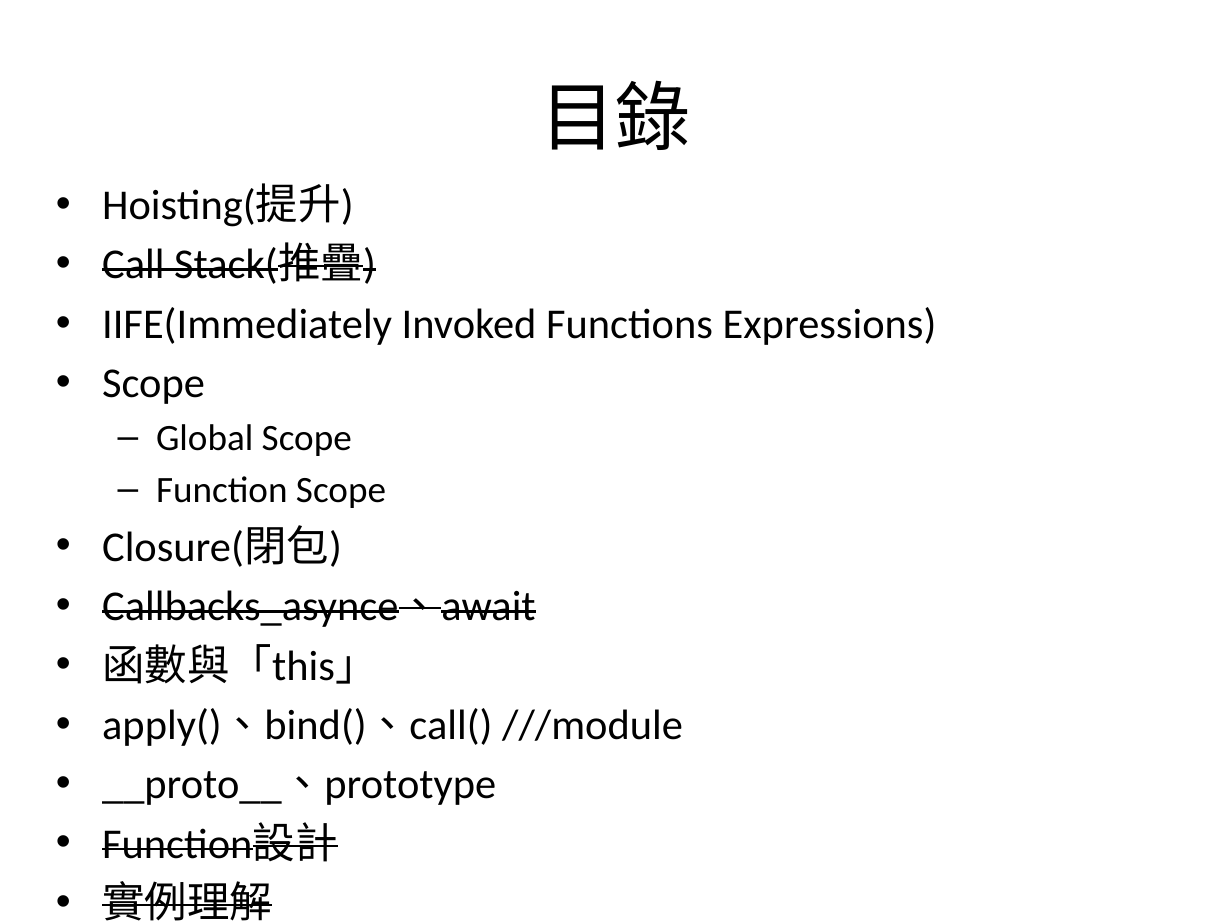
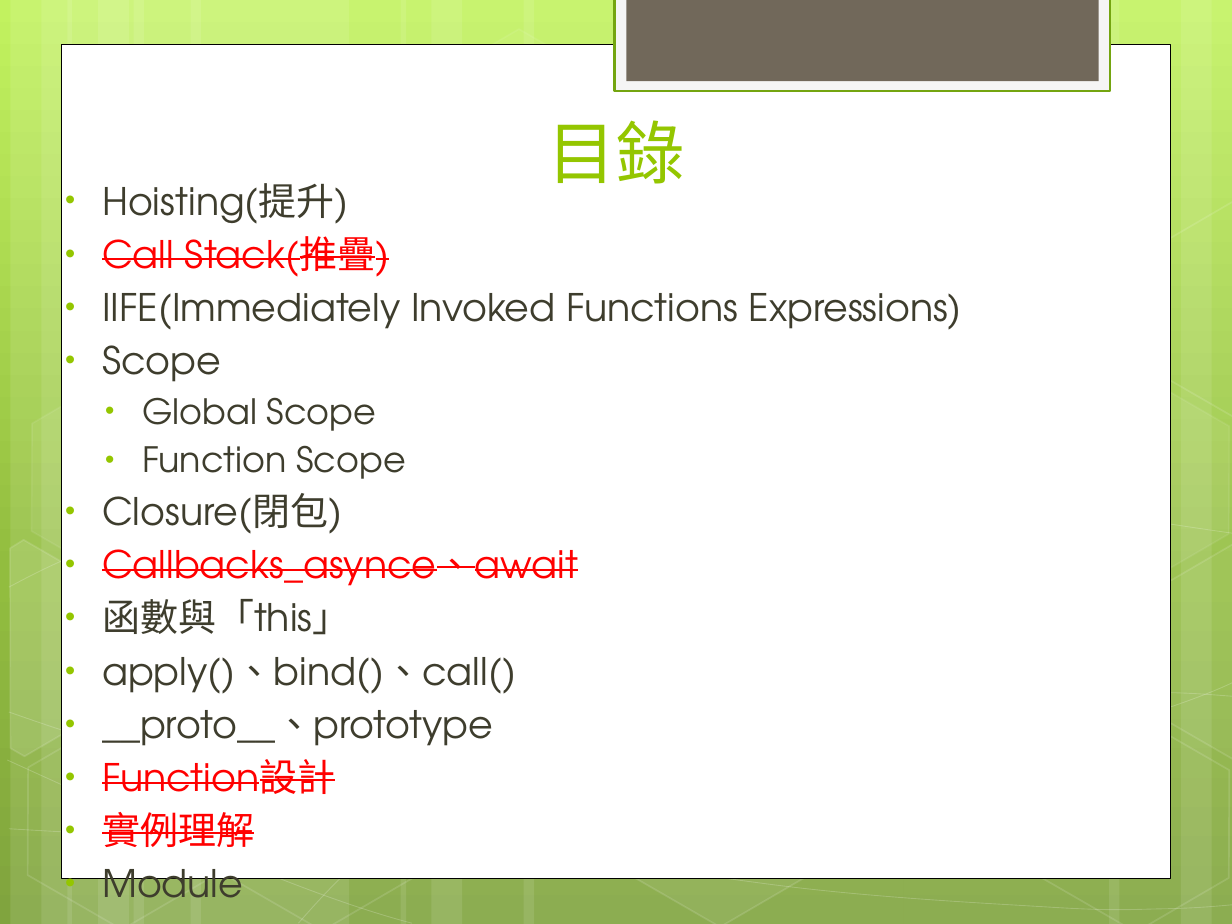
Before and after one commit to jackru6g6/JavaScript_Education, a slide deck: slide 2 of JavaScript教學及應用_08.22報告.pptx. Drawn at 1232x924 pixels with LibreOffice and Linux fonts; fonts in the diff are those of the drawing. Boxes give left, top, right and bottom in pixels: in the first picture for what was removed or moved away, otherwise in the second. Text is boxed around its words. In the diff, an @@ line names an element or a change of style, - is before the commit and + after.

```diff
--- a/JavaScript教學及應用_08.22報告.pptx
+++ b/JavaScript教學及應用_08.22報告.pptx
@@ background #FFFFFF to gradient #C3F35F to #93BF3F to #81A53E @@
@@ rectangle added at [615, 0, 1110, 91], fill #F5F5F5, outline #74A510 1.25 pt @@
@@ rectangle added at [626, 0, 1098, 81], fill #71685A @@
@@ rectangle added at [62, 44, 1170, 877], fill #FFFFFF, outline #000000 0.5 pt @@
@@ title "目錄": place and size @@
-title "目錄" at [541, 80, 692, 150]
+title "目錄" at [548, 120, 685, 184]
@@ title "目錄" at [548, 120, 685, 184]: size 44 to 40 pt, font Calibri to TeX Gyre Adventor, text colour #000000 to #94C600; vertical alignment middle to bottom @@
@@ group added at [0, 0, 1232, 924]: 12 rectangles, 8 freeform shapes, 8 hexagons @@
@@ text at [102, 183, 962, 898]: size 24.8 to 22.2 pt in "Hoisting(提升)", "Call Stack(推疊)", "IIFE(Immediately Invoked Functions Expressions)", "Scope" and 7 more places; font Calibri to TeX Gyre Adventor in "Hoisting(提升)", "Call Stack(推疊)", "IIFE(Immediately Invoked Functions Expressions)", "Scope" and 9 more places; text colour #000000 to #3E3D2D in "Hoisting(提升)", "IIFE(Immediately Invoked Functions Expressions)", "Scope", "Global Scope" and 5 more places; text colour #000000 to #FF0000 in "Call Stack(推疊)", "Callbacks_asynce、await", "Function設計", "實例理解"; size 21.7 to 20.4 pt in "Global Scope", "Function Scope"; indent changed; bullet – to • @@
@@ text at [102, 657, 516, 694]: text changed; size 24.8 to 22.2 pt; font Calibri to TeX Gyre Adventor; text colour #000000 to #3E3D2D @@
-• apply()、bind()、call() ///module
+• apply()、bind()、call()
```
Also in this commit, not shown: 9 other slides changed, 2 slides added, 4 other files.
